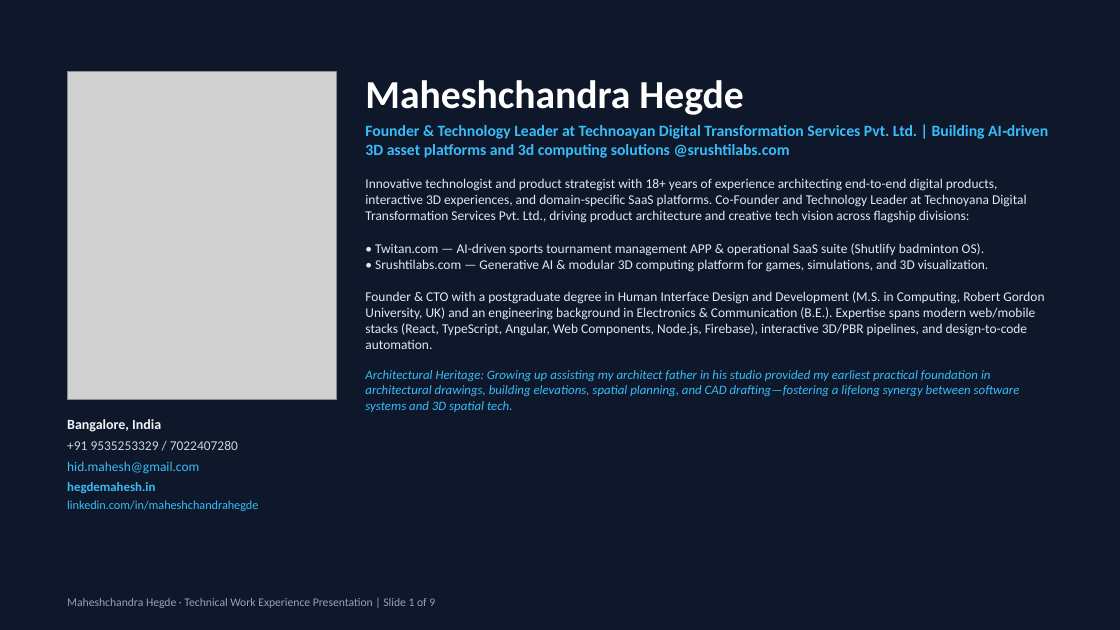
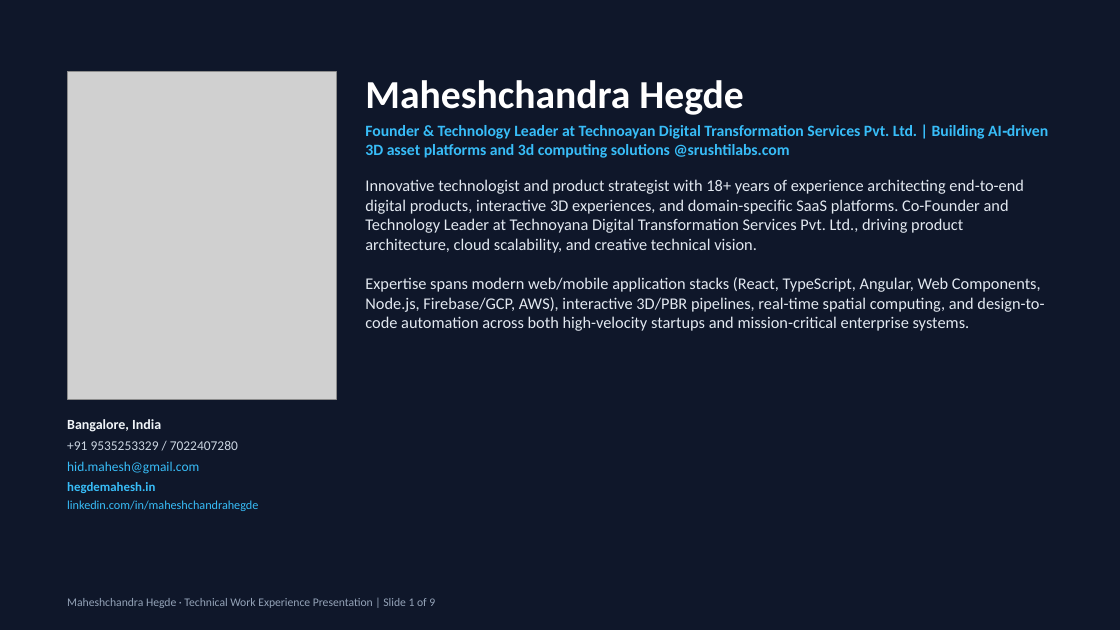
Before and after one commit to hegdemahesh/hegdemahesh.github.io, a slide deck: slide 1 of obayashi_it_presentation/Obayashi_Senior_Manager_IT_Presentation_Maheshchandra_Hegde.pptx. Drawn at 1120x630 pixels with LibreOffice and Linux fonts; fonts in the diff are those of the drawing; grey boxes stand for pictures. Boxes give left, top, right and bottom in pixels: in the first picture for what was removed or moved away, otherwise in the second. Text is boxed around its words. In the diff, an @@ line names an element or a change of style, - is before the commit and + after.

```diff
--- a/obayashi_it_presentation/Obayashi_Senior_Manager_IT_Presentation_Maheshchandra_Hegde.pptx
+++ b/obayashi_it_presentation/Obayashi_Senior_Manager_IT_Presentation_Maheshchandra_Hegde.pptx
@@ text at <box>365,179,1044,331</box>: text changed; size 11.5 to 14 pt @@
-Innovative technologist and product strategist with 18+ years of experience architecting end-to-end digital products, interactive 3D experiences, and domain-specific SaaS platforms. Co-Founder and Technology Leader at Technoyana Digital Transformation Services Pvt. Ltd., driving product architecture and creative tech vision across flagship divisions:
-• Twitan.com — AI-driven sports tournament management APP & operational SaaS suite (Shutlify badminton OS).
-• Srushtilabs.com — Generative AI & modular 3D computing platform for games, simulations, and 3D visualization.
-Founder & CTO with a postgraduate degree in Human Interface Design and Development (M.S. in Computing, Robert Gordon University, UK) and an engineering background in Electronics & Communication (B.E.). Expertise spans modern web/mobile stacks (React, TypeScript, Angular, Web Components, Node.js, Firebase), interactive 3D/PBR pipelines, and design-to-code automation.
-Architectural Heritage: Growing up assisting my architect father in his studio provided my earliest practical foundation in architectural drawings, building elevations, spatial planning, and CAD drafting—fostering a lifelong synergy between software systems and 3D spatial tech.
+Innovative technologist and product strategist with 18+ years of experience architecting end-to-end digital products, interactive 3D experiences, and domain-specific SaaS platforms. Co-Founder and Technology Leader at Technoyana Digital Transformation Services Pvt. Ltd., driving product architecture, cloud scalability, and creative technical vision.
+Expertise spans modern web/mobile application stacks (React, TypeScript, Angular, Web Components, Node.js, Firebase/GCP, AWS), interactive 3D/PBR pipelines, real-time spatial computing, and design-to-code automation across both high-velocity startups and mission-critical enterprise systems.
```
Also in this commit, not shown: 6 other files.
